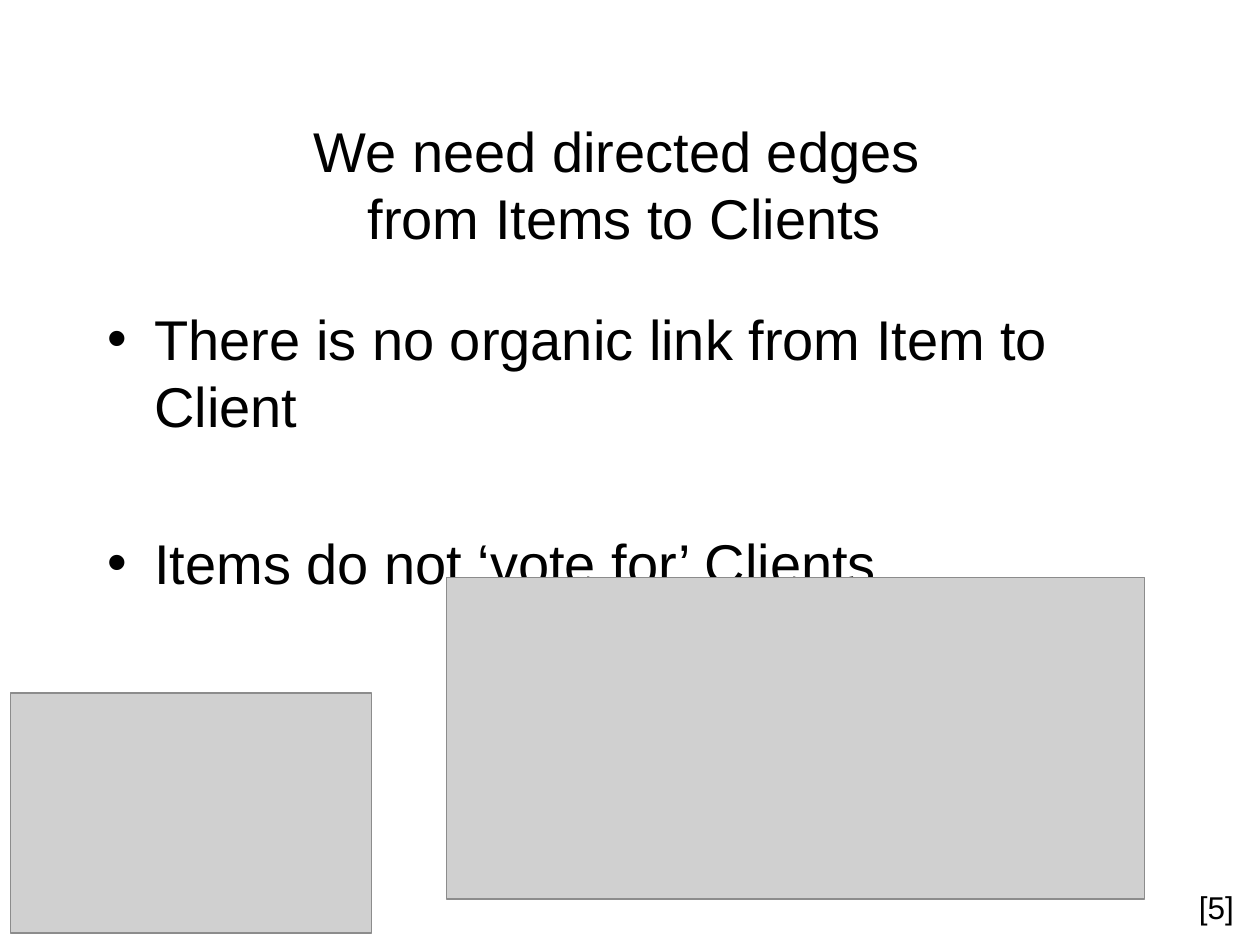
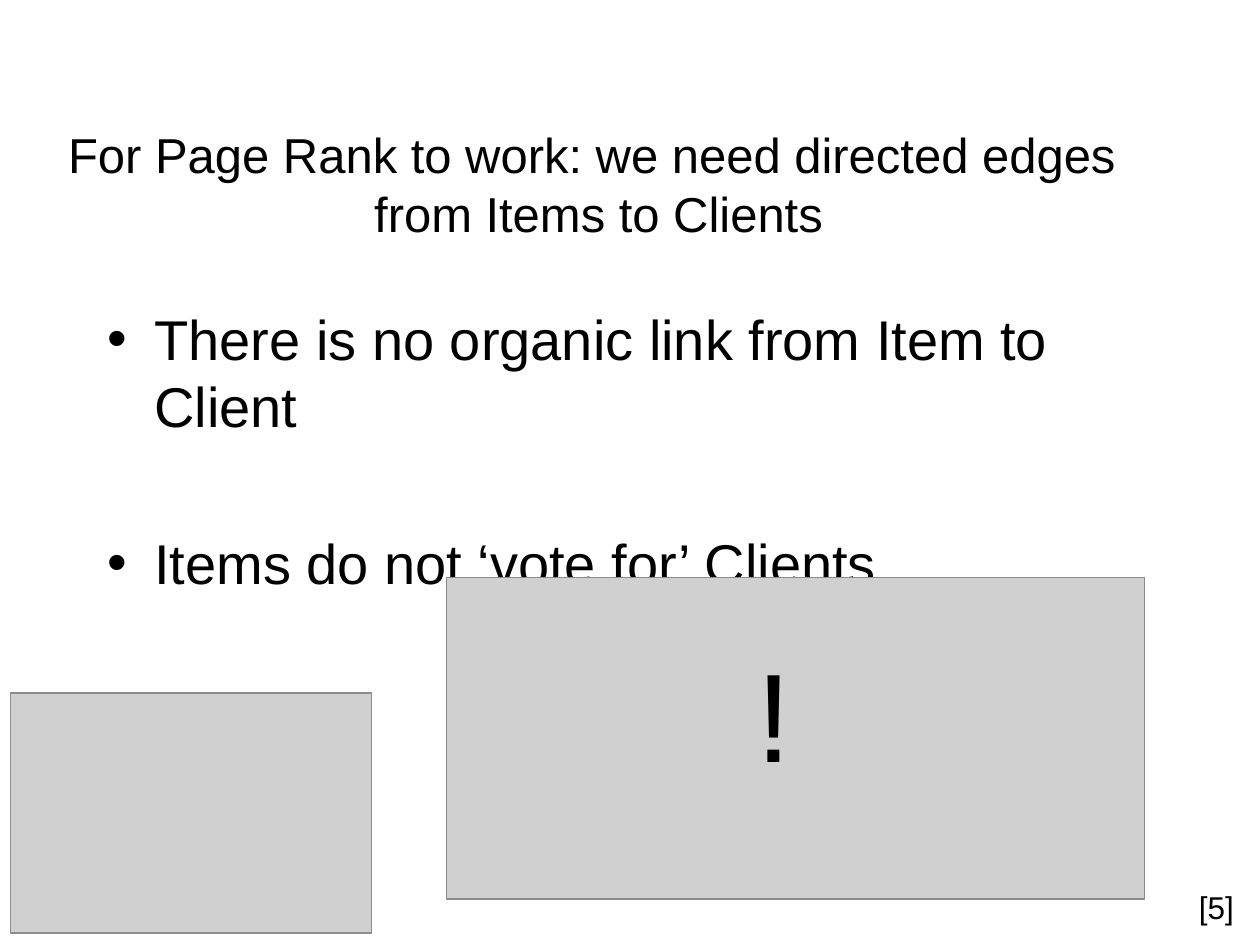
Before and after one commit to nicomp42/CS7081Spring2016Group01FinalProject, a slide deck: slide 9 of Team 01 Final Project.pptx. Drawn at 1260x945 pixels with LibreOffice and Linux fonts; fonts in the diff are those of the drawing; grey boxes stand for pictures; background and template pictures are left out. Boxes give left, top, right and bottom in pixels: in the first picture for what was removed or moved away, otherwise in the second. Text is boxed around its words. In the diff, an @@ line names an element or a change of style, - is before the commit and + after.

```diff
--- a/Team 01 Final Project.pptx
+++ b/Team 01 Final Project.pptx
@@ title at <box>68,137,1115,233</box>: text changed; size 32 to 28 pt @@
-We need directed edges
-from Items to Clients
+For Page Rank to work: we need directed edges
+from Items to Clients
@@ text added at <box>743,630,804,795</box>, 72 pt, text #000000 @@
+!
```
Also in this commit, not shown: 3 other slides changed, 3 slides added, 1 other file.
